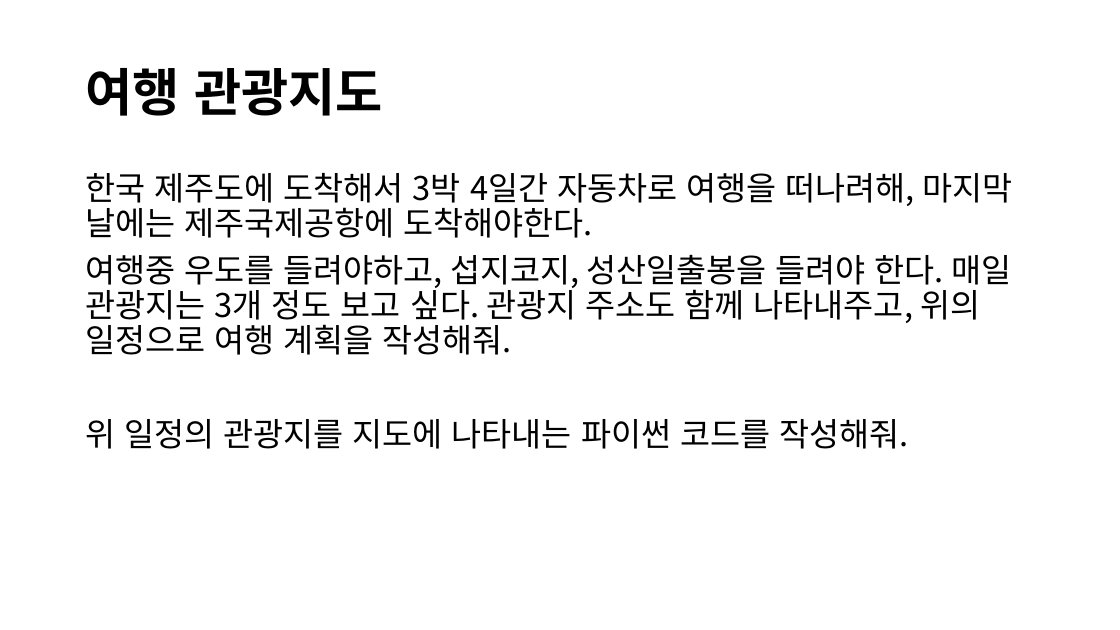
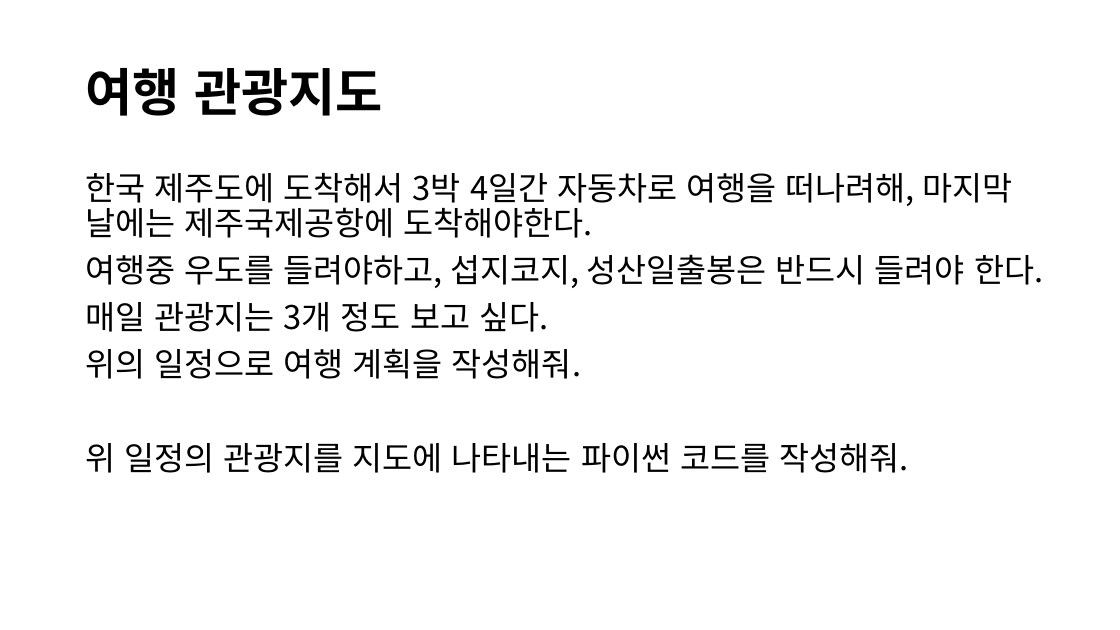
Before and after one commit to lolsaless/Python, a slide deck: slide 5 of 프롬프트 실습.pptx. Drawn at 1120x630 pixels with LibreOffice and Linux fonts; fonts in the diff are those of the drawing. Boxes give left, top, right and bottom in pixels: in the first picture for what was removed or moved away, otherwise in the second. Text is boxed around its words. In the diff, an @@ line names an element or a change of style, - is before the commit and + after.

```diff
--- a/프롬프트 실습.pptx
+++ b/프롬프트 실습.pptx
@@ text at <box>85,254,1043,379</box>: text changed @@
-여행중 우도를 들려야하고, 섭지코지, 성산일출봉을 들려야 한다. 매일 관광지는 3개 정도 보고 싶다. 관광지 주소도 함께 나타내주고, 위의 일정으로 여행 계획을 작성해줘.
+여행중 우도를 들려야하고, 섭지코지, 성산일출봉은 반드시 들려야 한다.
+매일 관광지는 3개 정도 보고 싶다.
+위의 일정으로 여행 계획을 작성해줘.
```
Also in this commit, not shown: 1 other file.
